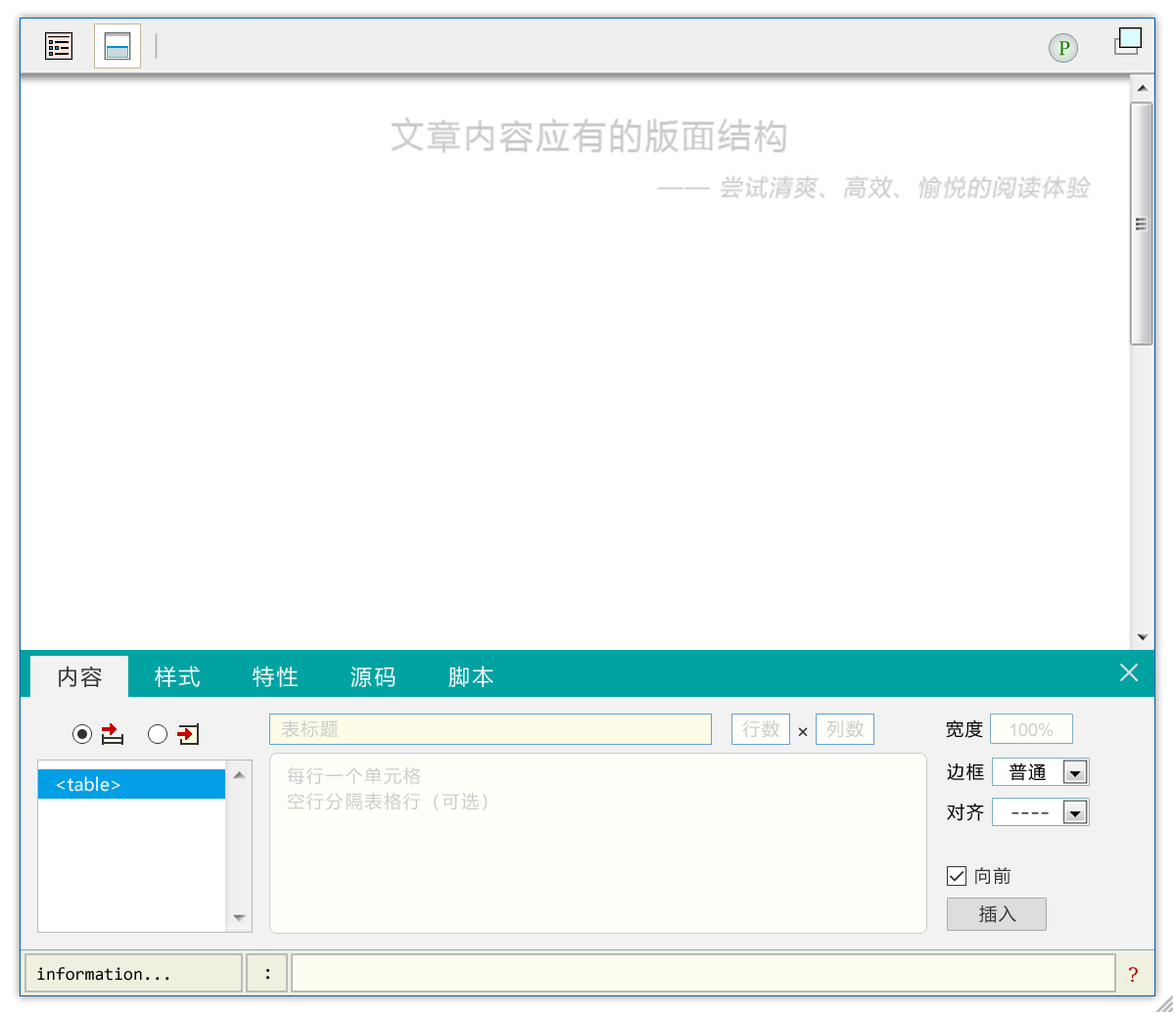
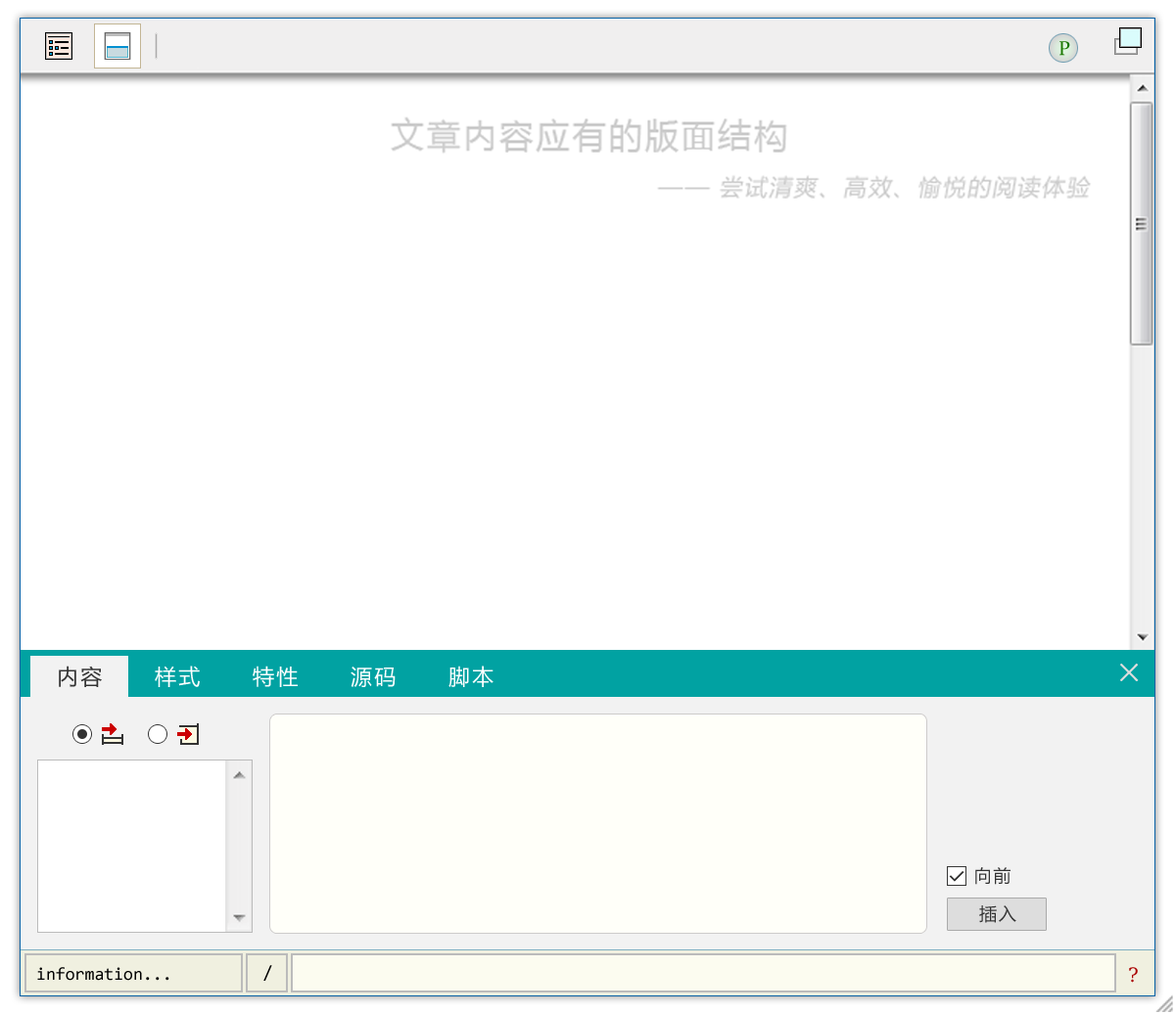
Revision of a layered 1175x1014 image; what changed, layer by layer:
hid group "表格" (26 layers) over [38, 713, 1090, 827]
showed "通用框" over [269, 713, 928, 812]
renamed ":" to "/", painted on it over [263, 965, 273, 981]
